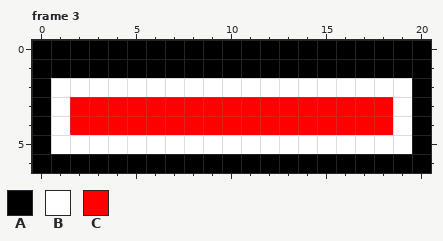
Edited in one commit: pixel-art file (ImageReader/PythonTerminalSprites/Health.aseprite). Above, as it was before the edit.
21x7 pixels, 3 frames. Shown: frame 3.
Palette (. is transparent): A #000000  B #ffffff  C #ff0000
Pixels before, frame 3, first column x 0:
0 AAAAAAAAAAAAAAAAAAAAA
1 AAAAAAAAAAAAAAAAAAAAA
2 ABBBBBBBBBBBBBBBBBBBA
3 ABCCCCCCCCCCCCCCCCCBA
4 ABCCCCCCCCCCCCCCCCCBA
5 ABBBBBBBBBBBBBBBBBBBA
6 AAAAAAAAAAAAAAAAAAAAA
Now the later version:
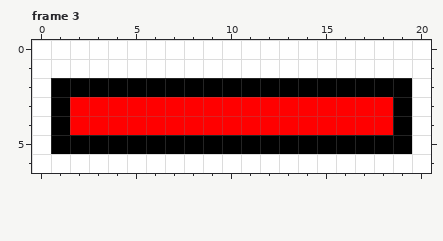
Change:
{"colour":"A","old":"#000000","new":"#ffffff"}
{"colour":"B","old":"#ffffff","new":"#000000"}
{"label":"changed","picture_box":[32,40,431,173]}
